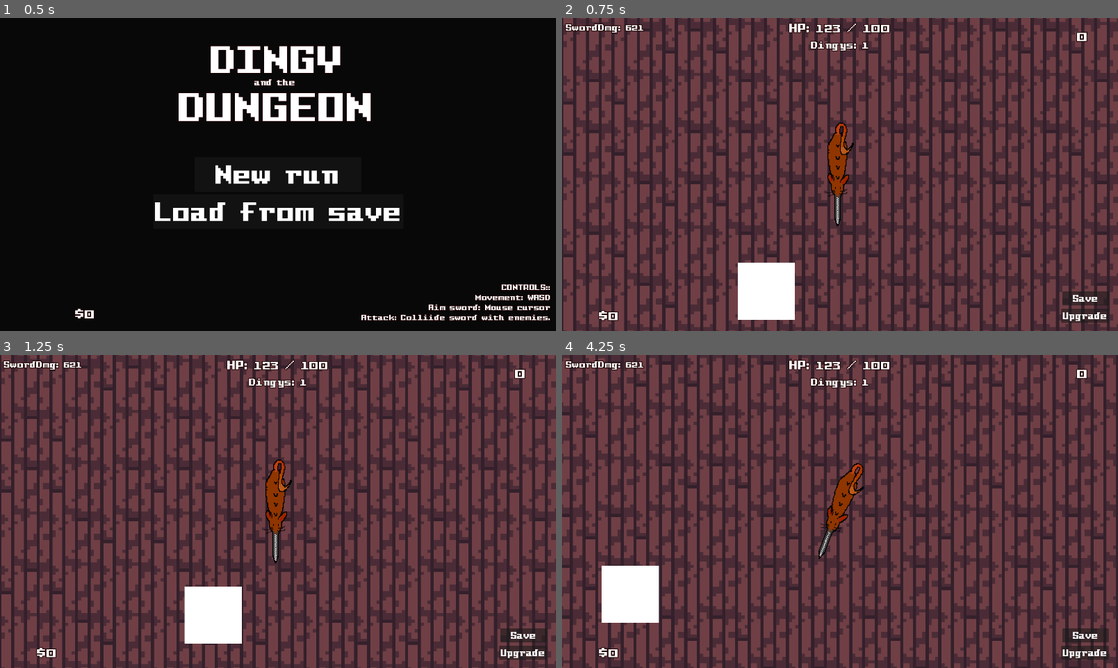
Above: before the commit, frames 1-4 (two rows, left to right).
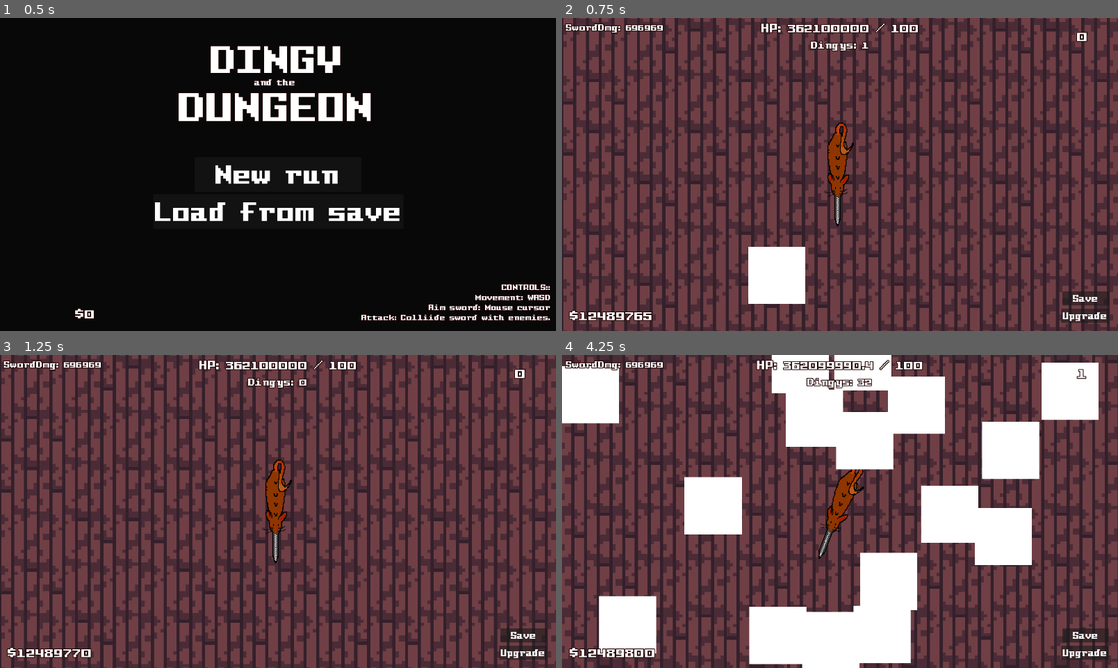
Above: after the commit, the same moments.

Repository: snoutibur-academic/Dingy-Dungeon-Game
Game: Godot game, scene res://Scenes/Main/Main.tscn
Same seed, same stepped clock (60 frames per second), same inputs: the game is played once before the commit and once after it.
Inputs (mouse positions are in pixels of both pictures, inside the frame that each line leads up to):
- Up to frame 1 (0.5 s): no input
- Up to frame 2 (0.75 s): click "Load from save" at 0.5 s
- Up to frame 3 (1.25 s): no input
- Up to frame 4 (4.25 s): move the mouse to (962, 495) at 1.27 s; hold D (right) 1.28-2.03 s; move the mouse to (728, 527) at 2.02 s; hold S (down) 2.03-2.78 s; move the mouse to (895, 442) at 2.77 s; hold D (right) 2.78-3.53 s; move the mouse to (812, 574) at 3.52 s; hold W (up) from 3.53 s (still down)

Frame 1 is identical in both runs. In frame 2, 2.6% of the frame differs, in the area x 1-65%, y 1-97%; in frame 3, 3.1%; in frame 4, 53%, in the area x 0-100%, y 0-100%.

Commit message:
DINGY SPAWNING WORKS NOW :)))))))
😸😸💀💀

Diff:
--- a/GlobalScripts/Game.gd
+++ b/GlobalScripts/Game.gd
@@ -10,3 +10,4 @@
 var wave = 0
 var waveDifficultyMultiplier = 1
 var mobCount = 0
+var dingyFunny = 1
--- a/Mobs/Dingy.gd
+++ b/Mobs/Dingy.gd
@@ -10,7 +10,7 @@
 @onready var DeathSound = $DeathSound #Audio player now exists!
 
 @export var health = 50
-@export var moveSpeed = 10
+@export var moveSpeed = 50
 @export var mobAtkDamage = 1
 @export var moneyDrop = 5
 
@@ -72,6 +72,3 @@
 	# DeathSound.play()
 	Game.mobCount -= 1
 	Game.money += moneyDrop
-	if Game.mobCount == 0:
-		Game.wave += 1
-		Game.waveDifficultyMultiplier *= 1.2
--- a/Scenes/Levels/1Level.gd
+++ b/Scenes/Levels/1Level.gd
@@ -1,6 +1,6 @@
 extends Node2D
 
-var spawn = false
+@onready var SpawnerTimer = $SpawnTimer
 
 const window_size = Vector2(1440,810)
 var location = Vector2()
@@ -10,12 +10,18 @@
 ]
 
 func _on_spawn_timer_timeout():
-	for i in range(randi_range(10,51)):
-		print(i)
-		randomize()
-		var x = randi() % packed_scene.size()
-		location.x = randi_range(-260,280)
-		location.y = randi_range(-260,280)
-		var scene = packed_scene[x].instantiate()
-		scene.position = location
-		add_child(scene)
+	if Game.mobCount == 0:
+		Game.wave += 1
+		Game.waveDifficultyMultiplier *= 1.2
+		Game.dingyFunny *= 1.5
+		ceil(Game.dingyFunny)
+
+		for i in range(randi_range(10+Game.dingyFunny,51 + Game.dingyFunny)):
+			print(i)
+			randomize()
+			var x = randi() % packed_scene.size()
+			location.x = randi_range(-260,280)
+			location.y = randi_range(-260,280)
+			var scene = packed_scene[x].instantiate()
+			scene.position = location
+			add_child(scene)
--- a/Scenes/Levels/1Level.tscn
+++ b/Scenes/Levels/1Level.tscn
@@ -513,7 +513,6 @@
 [node name="HUD" parent="." instance=ExtResource("6_e5olg")]
 
 [node name="SpawnTimer" type="Timer" parent="."]
-wait_time = 0.05
-one_shot = true
+autostart = true
 
 [connection signal="timeout" from="SpawnTimer" to="." method="_on_spawn_timer_timeout"]
Not shown, changed: DingusSaveData.bin
